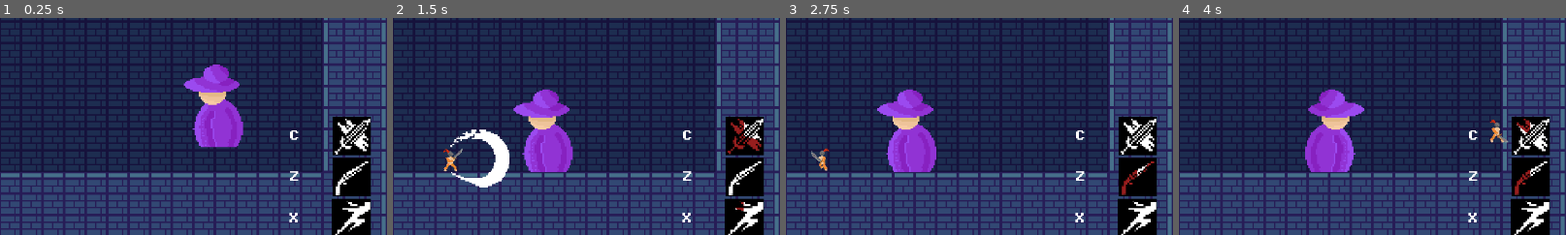
Above: before the commit, frames 1-4 (left to right).
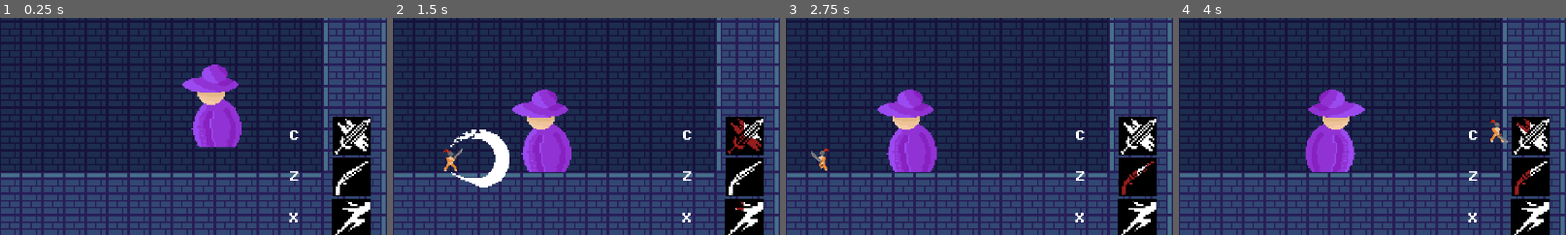
Above: after the commit, the same moments.

Repository: PjotrNik/shefjam
Game: Godot game, scene res://scenes/phase_1_map.tscn
Same seed, same stepped clock (60 frames per second), same inputs: the game is played once before the commit and once after it. This scene is started directly instead of the project's main scene.
Inputs:
- Up to frame 1 (0.25 s): no input
- Up to frame 2 (1.5 s): hold Right (move_right) from 0.53 s (still down); tap X (dash) at 0.6 s; tap Up (jump) at 0.77 s; tap C (melee_attack) at 1.35 s
- Up to frame 3 (2.75 s): tap Up (jump) at 1.52 s; release Right (move_right) at 2.03 s; hold Left (move_left) from 2.03 s (still down); tap Z (ranged_attack) at 2.1 s
- Up to frame 4 (4 s): release Left (move_left) at 2.78 s; hold Right (move_right) from 2.78 s (still down); tap X (dash) at 2.85 s; tap Up (jump) at 3.02, 3.77 s; tap C (melee_attack) at 3.6 s
The pictures show only the part of the screen within x 50-100%, y 49-98%; the shares and areas given below are measured in that part.

The runs differ from the first frame. In frame 1, 0.6% of the frame differs, in the area x 47-63%, y 21-60%; in frame 2, 0.6%; in frame 3, 0.2%; in frame 4, 0.2%.

Commit message:
Added sounds

Diff:
--- /dev/null
+++ b/default_bus_layout.tres
@@ -0,0 +1,4 @@
+[gd_resource type="AudioBusLayout" format=3 uid="uid://nvifcl5fwqyc"]
+
+[resource]
+bus/0/send = &"New Bus"
--- a/scenes/phase_1_map.tscn
+++ b/scenes/phase_1_map.tscn
@@ -233,7 +233,7 @@
 tile_set = SubResource("TileSet_ia5r4")
 
 [node name="Boss" parent="." instance=ExtResource("2_bxbi8")]
-position = Vector2(909, 414)
+position = Vector2(907, 414)
 
 [node name="Player" parent="." instance=ExtResource("3_5jiho")]
 unique_name_in_owner = true
--- a/scenes/player.tscn
+++ b/scenes/player.tscn
@@ -10,6 +10,8 @@
 [ext_resource type="Texture2D" uid="uid://sdh0ccf11py7" path="res://Sprites/player_gun.png" id="6_ur7pv"]
 [ext_resource type="Texture2D" uid="uid://c1ir8k1y6olqd" path="res://Sprites/player_run-Sheet.png" id="7_ur7pv"]
 [ext_resource type="Texture2D" uid="uid://dj7p1gbk54mq8" path="res://Sprites/player_hurt.png" id="7_y4r1p"]
+[ext_resource type="AudioStream" uid="uid://wyy1dlvud7ug" path="res://assets/sounds/michelbaradari-human/pain1.wav" id="11_d2wvv"]
+[ext_resource type="AudioStream" uid="uid://bkiyi1ncubkn4" path="res://assets/sounds/michelbaradari-human/die2.wav" id="12_3v2ag"]
 
 [sub_resource type="Gradient" id="Gradient_g2els"]
 offsets = PackedFloat32Array(0.106667, 0.686667)
@@ -358,6 +360,14 @@
 [node name="InvunTimer" type="Timer" parent="."]
 one_shot = true
 
+[node name="HitSound" type="AudioStreamPlayer2D" parent="."]
+unique_name_in_owner = true
+stream = ExtResource("11_d2wvv")
+
+[node name="DeathSound" type="AudioStreamPlayer2D" parent="."]
+unique_name_in_owner = true
+stream = ExtResource("12_3v2ag")
+
 [connection signal="damage_taken" from="HealthManager" to="." method="_on_health_manager_damage_taken"]
 [connection signal="damage_taken" from="HealthManager" to="HealthManager" method="_on_damage_taken"]
 [connection signal="health_depleted" from="HealthManager" to="." method="_on_health_manager_health_depleted"]
--- a/scripts/health_component.gd
+++ b/scripts/health_component.gd
@@ -1,6 +1,8 @@
 extends Node
 
 @onready var boss = null
+@onready var hit_sound: AudioStreamPlayer2D = %HitSound
+@onready var death_sound: AudioStreamPlayer2D = %DeathSound
 
 @export var max_health = 3
 var current_health
@@ -13,9 +15,11 @@
 	pass
 
 func damage(amount):
+	hit_sound.play()
 	current_health -= amount
 
 	if(current_health <= 0):
+		death_sound.play()
 		health_depleted.emit()
 
 func _on_player_hit_box_area_entered(area: Area2D) -> void:
Not shown: 1 places in boss.tscn that only renumber resources
Not shown: 1 places in scenes/hud.tscn that only renumber resources
Not shown: 1 places in scenes/phase_1_map.tscn that only renumber resources
Not shown: 1 places in scenes/player.tscn that only renumber resources
